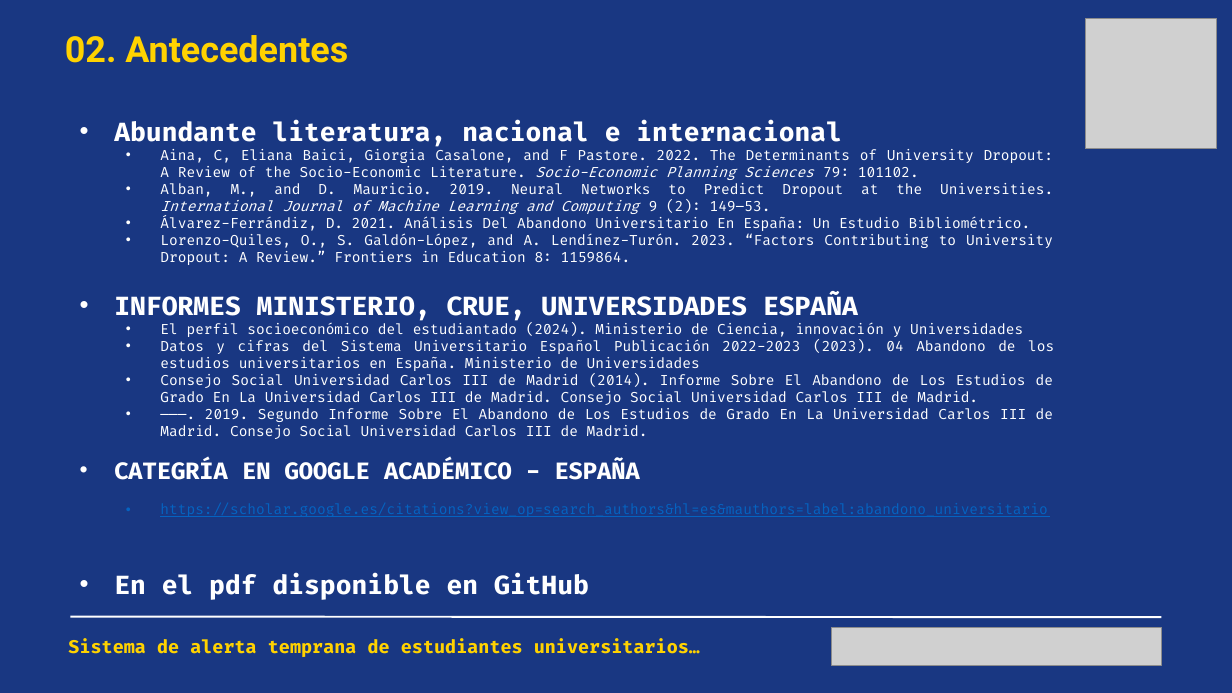
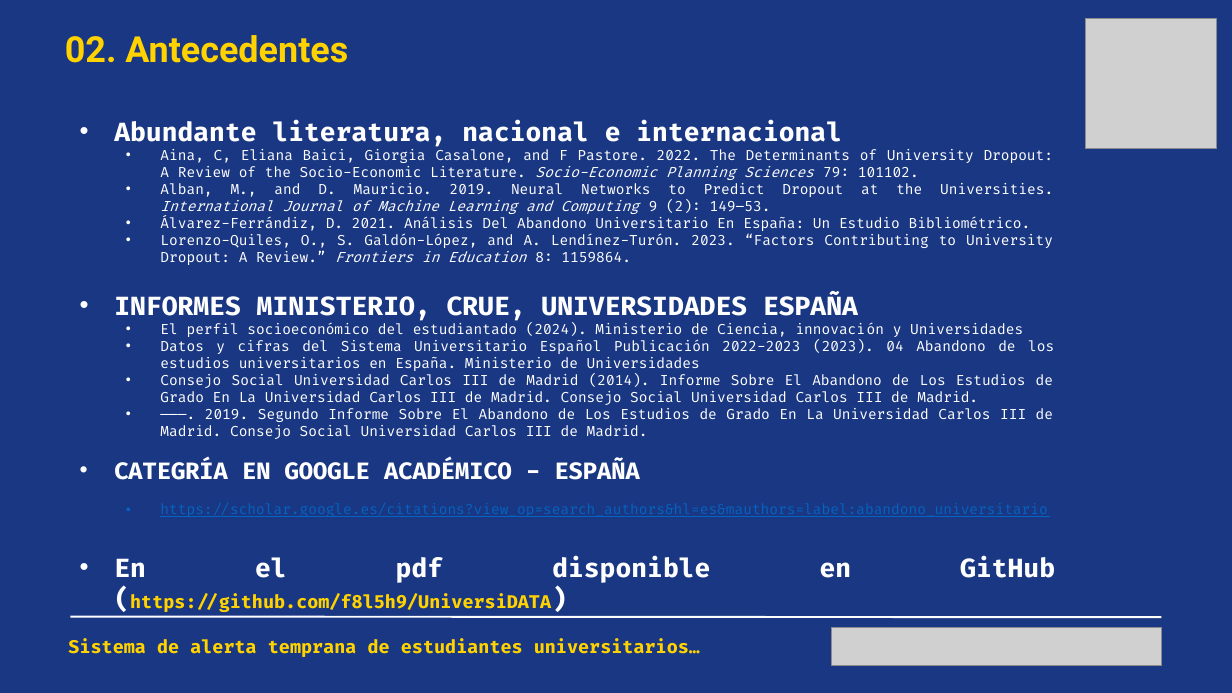
Before and after one commit to f8l5h9/UniversiDATA, a slide deck: slide 4 of Presentación UniversiDATA.pptx. Drawn at 1232x693 pixels with LibreOffice and Linux fonts; fonts in the diff are those of the drawing; grey boxes stand for pictures. Boxes give left, top, right and bottom in pixels: in the first picture for what was removed or moved away, otherwise in the second. Text is boxed around its words. In the diff, an @@ line names an element or a change of style, - is before the commit and + after.

```diff
--- a/Presentación UniversiDATA.pptx
+++ b/Presentación UniversiDATA.pptx
@@ text at (160, 233, 1053, 265): italic on in "Frontiers in Education" @@
@@ text at (114, 557, 1055, 583): text changed; size 20 to 14 pt; text colour #FFFFFF to #FFD200 @@
-• En el pdf disponible en GitHub
+• En el pdf disponible en GitHub (https://github.com/f8l5h9/UniversiDATA)
```
Also in this commit, not shown: 5 other slides changed, 3 other files.
